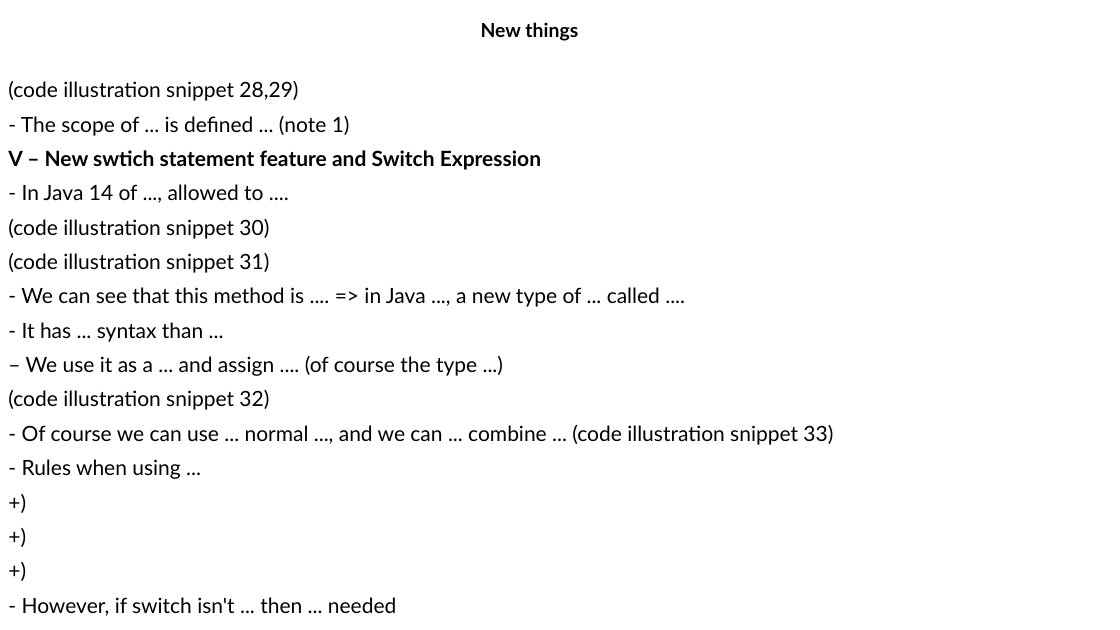
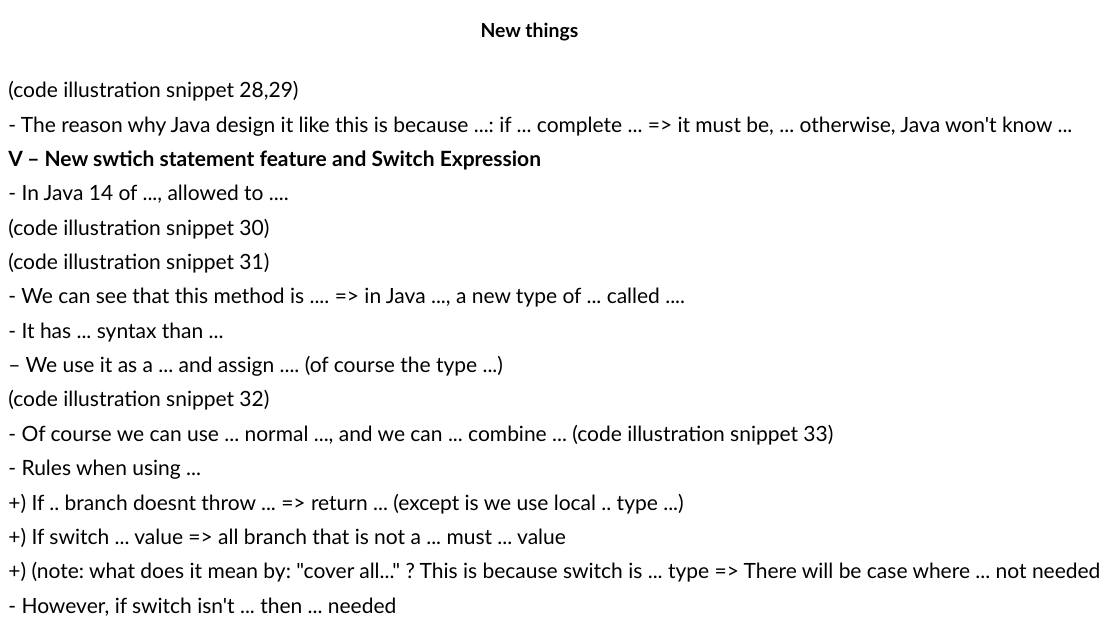
Before and after one commit to MaiDinhVinh/CS-Java, a slide deck: slide 11 of OCP17/old progress/JSE17 Migration.pptx. Drawn at 1120x630 pixels with LibreOffice and Linux fonts; fonts in the diff are those of the drawing. Boxes give left, top, right and bottom in pixels: in the first picture for what was removed or moved away, otherwise in the second. Text is boxed around its words. In the diff, an @@ line names an element or a change of style, - is before the commit and + after.

```diff
--- a/OCP17/old progress/JSE17 Migration.pptx
+++ b/OCP17/old progress/JSE17 Migration.pptx
@@ text at [21, 116, 1053, 136]: text changed @@
-- The scope of ... is defined ... (note 1)
+- The reason why Java design it like this is because ...: if ... complete ... => it must be, ... otherwise, Java won't know ...
@@ text at [32, 494, 1100, 582]: text changed @@
-+)
-+)
-+)
++) If .. branch doesnt throw ... => return ... (except is we use local .. type ...)
++) If switch ... value => all branch that is not a ... must ... value
++) (note: what does it mean by: "cover all..." ? This is because switch is ... type => There will be case where ... not needed
```
Also in this commit, not shown: 4 other slides changed.
